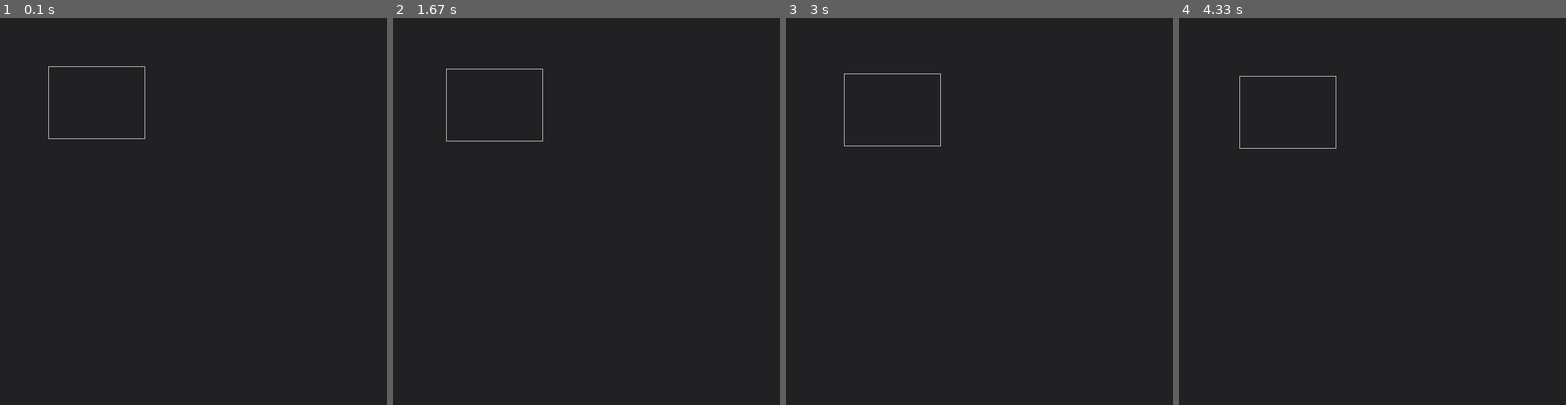
Above: before the commit, frames 1-4 (left to right).
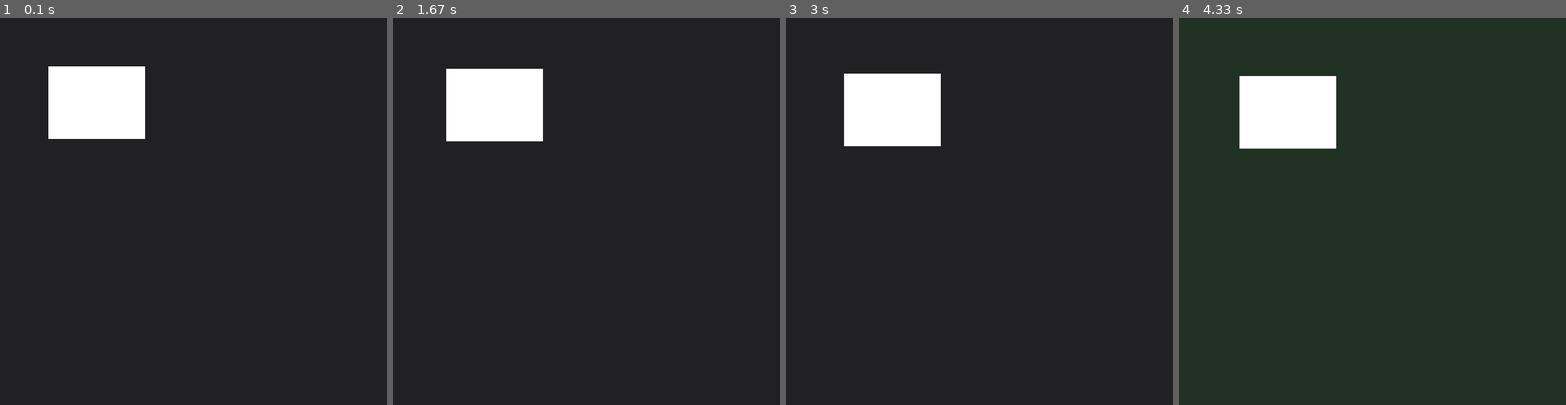
Above: after the commit, the same moments.

Repository: michalwa/pygame-gui
Game: pygame game, started from examples/main.py
The game is run twice, just before and just after one commit, with the same random seed, the same clock (stepped at 60 frames per second) and the same inputs.
Inputs (mouse positions are in pixels of both pictures, inside the frame that each line leads up to):
- Up to frame 1 (0.1 s): no input
- Up to frame 2 (1.67 s): press the mouse at (493, 215) at 0.37 s; move the mouse to (559, 257) at 0.47 s; release the mouse at (625, 296) at 0.6 s; click (493, 134) at 1.22 s; press the mouse at (493, 134) at 1.53 s; move the mouse to (590, 203) at 1.63 s
- Up to frame 3 (3 s): release the mouse at (1080, 273) at 1.77 s; click (917, 83) at 1.88 s; click (1099, 203) at 2.22 s; click (867, 137) at 2.55 s; click (886, 281) at 2.88 s
- Up to frame 4 (4.33 s): click (1310, 87) at 3.55 s; click (1507, 207) at 3.88 s; move the mouse to (1298, 118) at 4.2 s

The runs differ from the first frame. In frame 1, 4.6% of the frame differs, in the area x 12-38%, y 12-32%; in frame 2, 4.6%; in frame 3, 4.6%; in frame 4, 4.6%.

Commit message:
Widget hover events, mouse buttons

Diff:
--- a/examples/main.py
+++ b/examples/main.py
@@ -1,6 +1,10 @@
 import pygame
-from pygamegui import events, renderer
-from pygamegui.widget import Widget, WIDGET_MOUSE_DOWN, WIDGET_MOUSE_UP
+from pygamegui import events, renderer, updater
+from pygamegui.widget import Widget, WidgetMouseButtonEvent, WIDGET_MOUSE_DOWN, WIDGET_MOUSE_UP, WIDGET_HOVER_ENTER, WIDGET_HOVER_EXIT
+import pygamegui.mouse_buttons as mouse_buttons
+
+
+background_color = (33, 33, 36)
 
 
 def on_quit():
@@ -9,12 +13,24 @@
     exit(0)
 
 
-def on_widget_mouse_down(event):
-    event.widget.rect[0] += 5
+def on_widget_mouse_down(event: WidgetMouseButtonEvent):
+    if event.button == mouse_buttons.LEFT:
+        event.widget.rect[0] += 5
 
 
-def on_widget_mouse_up(event):
-    event.widget.rect[1] += 5
+def on_widget_mouse_up(event: WidgetMouseButtonEvent):
+    if event.button == mouse_buttons.LEFT:
+        event.widget.rect[1] += 5
+
+
+def on_widget_hover_enter():
+    global background_color
+    background_color = (33, 50, 36)
+
+
+def on_widget_hover_exit():
+    global background_color
+    background_color = (33, 33, 36)
 
 
 if __name__ == '__main__':
@@ -24,14 +40,16 @@
     events.subscribe(on_quit, pygame.QUIT)
 
     example_widget = Widget([100, 100, 200, 150])
-    renderer.add(example_widget)
     example_widget.subscribe(on_widget_mouse_down, WIDGET_MOUSE_DOWN)
     example_widget.subscribe(on_widget_mouse_up, WIDGET_MOUSE_UP)
+    example_widget.subscribe(on_widget_hover_enter, WIDGET_HOVER_ENTER)
+    example_widget.subscribe(on_widget_hover_exit, WIDGET_HOVER_EXIT)
 
     while True:
         for e in pygame.event.get():
             events.dispatch(e)
 
-        window.fill((33, 33, 36))
+        updater.update()
+        window.fill(background_color)
         renderer.draw(window)
         pygame.display.update()
--- a/pygamegui/__init__.py
+++ b/pygamegui/__init__.py
@@ -1,2 +1,3 @@
 from pygamegui.renderer import renderer, Drawable
 from pygamegui.events.dispatcher import events
+from pygamegui.updater import updater
--- a/pygamegui/events/dispatcher.py
+++ b/pygamegui/events/dispatcher.py
@@ -43,7 +43,6 @@
         elif type(predicate) == int:
             p = Predicate(lambda evt: evt.type == predicate)
         self.__listeners.insert(0, (p, Handler(handler)))
-        return self
 
     def dispatch(self, event):
         """ Dispatches all the given events to the appropriate subscribed listeners """
--- /dev/null
+++ b/pygamegui/mouse_buttons.py
@@ -0,0 +1,10 @@
+LEFT = 1
+""" Left mouse button """
+MIDDLE = 2
+""" Middle mouse button """
+RIGHT = 3
+""" Right mouse button """
+SCROLL_UP = 4
+""" Mouse wheel scrolled up """
+SCROLL_DOWN = 5
+""" Mouse wheel scrolled down """
--- /dev/null
+++ b/pygamegui/updater.py
@@ -0,0 +1,16 @@
+class Updater:
+    """ Updates stuff """
+    def __init__(self):
+        self.__listeners = []
+
+    def add(self, listener: callable):
+        """ Adds a listener to update """
+        self.__listeners.append(listener)
+
+    def update(self):
+        """ Calls all update listeners """
+        for listener in self.__listeners:
+            listener()
+
+
+updater = Updater()
--- a/pygamegui/widget.py
+++ b/pygamegui/widget.py
@@ -1,11 +1,17 @@
 import pygame
-from pygamegui import Drawable, events
+from pygamegui import Drawable, events, renderer, updater
 from pygamegui.events.dispatcher import Dispatcher
 from pygamegui.utils import Rect, event_code
 
 
 WIDGET_MOUSE_DOWN = event_code()
+""" When any mouse button is pressed while a widget is hovered """
 WIDGET_MOUSE_UP = event_code()
+""" When any mouse button is released while a widget is hovered """
+WIDGET_HOVER_ENTER = event_code()
+""" When the mouse cursor enters a widget's rect  """
+WIDGET_HOVER_EXIT = event_code()
+""" When the mouse cursor leaves a widget's rect  """
 
 
 class WidgetEvent:
@@ -14,28 +20,49 @@
         self.type = code
 
 
+class WidgetMouseButtonEvent(WidgetEvent):
+    def __init__(self, widget, code: int, button):
+        super(__class__, self).__init__(widget, code)
+        self.button = button
+
+
 class Widget(Drawable, Dispatcher):
     """ A drawable, interactive GUI widget """
     def __init__(self, rect):
         super(__class__, self).__init__()
-
         self.rect = rect
-
-        events.subscribe(self.__on_mouse_down, lambda event: event.type == pygame.MOUSEBUTTONDOWN)
-        events.subscribe(self.__on_mouse_up, lambda event: event.type == pygame.MOUSEBUTTONUP)
+        events.subscribe(self.__on_mouse_down, pygame.MOUSEBUTTONDOWN)
+        events.subscribe(self.__on_mouse_up, pygame.MOUSEBUTTONUP)
+        renderer.add(self)
+        updater.add(self.__update)
+        self.__was_hovered = False
 
     def draw(self, surface):
         """ Draws the widget on the given surface """
-        pygame.draw.rect(surface, (255, 255, 255), self.rect, 1)
+        pygame.draw.rect(surface, (255, 255, 255), self.rect)
 
     def is_hovered(self):
         """ Whether this widget is hovered with the mouse cursor """
         return pygame.mouse.get_pos() in Rect(self.rect)
 
-    def __on_mouse_down(self):
+    def __update(self):
+        is_hovered = self.is_hovered()
+        if is_hovered and not self.__was_hovered:
+            self.__on_hover_enter()
+        elif not is_hovered and self.__was_hovered:
+            self.__on_hover_exit()
+        self.__was_hovered = is_hovered
+
+    def __on_mouse_down(self, event):
         if self.is_hovered():
-            self.dispatch(WidgetEvent(self, WIDGET_MOUSE_DOWN))
+            self.dispatch(WidgetMouseButtonEvent(self, WIDGET_MOUSE_DOWN, event.button))
 
-    def __on_mouse_up(self):
+    def __on_mouse_up(self, event):
         if self.is_hovered():
-            self.dispatch(WidgetEvent(self, WIDGET_MOUSE_UP))
+            self.dispatch(WidgetMouseButtonEvent(self, WIDGET_MOUSE_UP, event.button))
+
+    def __on_hover_enter(self):
+        self.dispatch(WidgetEvent(self, WIDGET_HOVER_ENTER))
+
+    def __on_hover_exit(self):
+        self.dispatch(WidgetEvent(self, WIDGET_HOVER_EXIT))
Empty file removed: pygamegui/widgets/__init__.py
